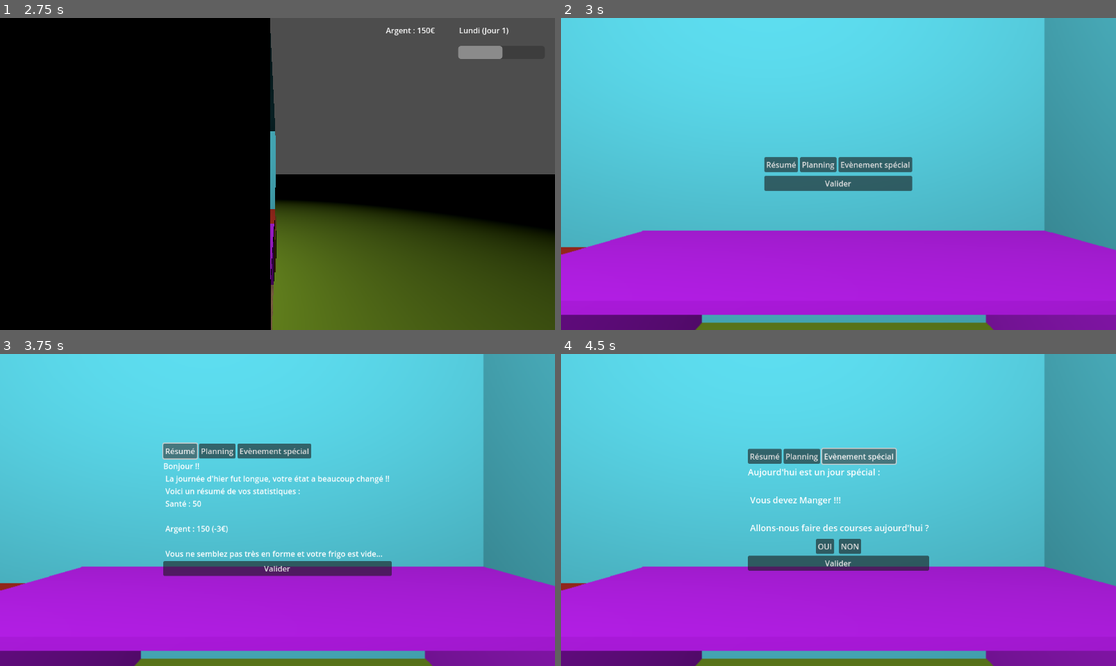
Above: before the commit, frames 1-4 (two rows, left to right).
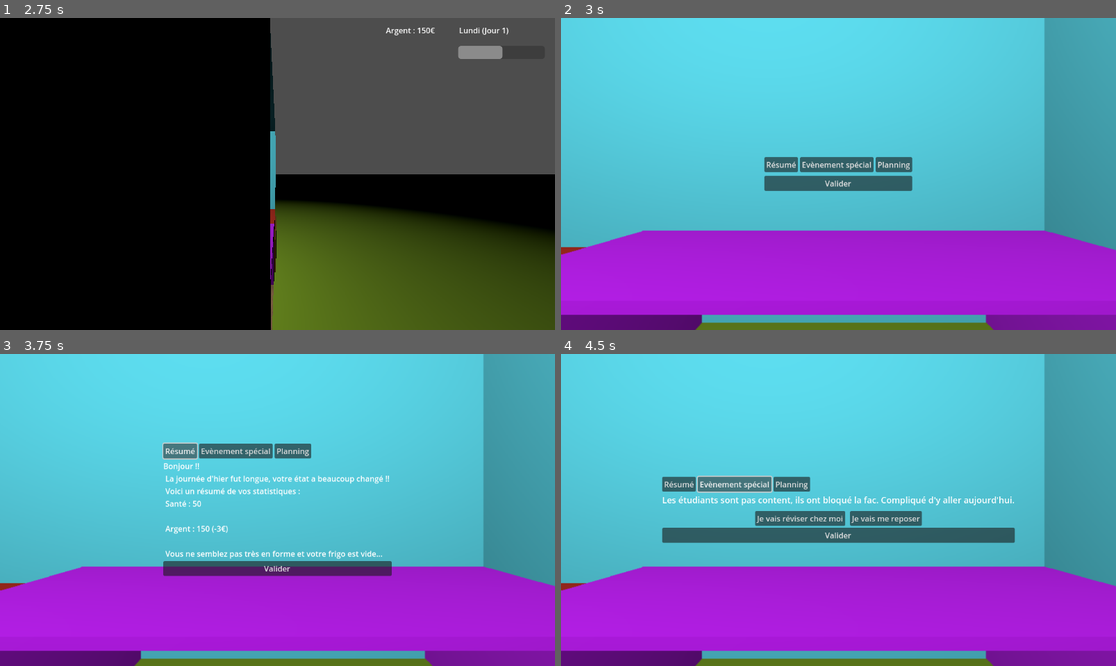
Above: after the commit, the same moments.

Repository: DupuisThibaut/Jeu-serieux
Game: Godot game, scene res://assets/Scenes/MainMenu.tscn
Two runs of this game, one before a commit and one after it. Both use one fixed random seed, a clock stepped at 60 frames per second and the inputs below.
Inputs (mouse positions are in pixels of both pictures, inside the frame that each line leads up to):
- Up to frame 1 (2.75 s): tap Enter at 0.5 s; move the mouse to (127, 89) at 0.52 s; hold D (move_right) 0.53-1.28 s; click (127, 89) at 0.67 s; move the mouse to (166, 189) at 1.27 s; hold S (move_down) 1.28-2.03 s; click (166, 189) at 1.42 s; move the mouse to (333, 105) at 2.02 s; hold D (move_right) from 2.03 s (still down); click (333, 105) at 2.17 s
- Up to frame 2 (3 s): move the mouse to (810, 236) at 2.77 s; release D (move_right) at 2.78 s; hold W (move_up) from 2.78 s (still down); click (810, 236) at 2.92 s
- Up to frame 3 (3.75 s): release W (move_up) at 3.5 s; click "Résumé" at 3.5 s
- Up to frame 4 (4.5 s): click "Evènement spécial" at 4.25 s

Frame 1 is identical in both runs. In frame 2, 0.3% of the frame differs, in the area x 43-63%, y 44-50%; in frame 3, 0.2%; in frame 4, 10%, in the area x 18-82%, y 30-70%.

Commit message:
Evenements spéciaux

Diff:
--- a/Jeu/assets/Datas/Global.gd
+++ b/Jeu/assets/Datas/Global.gd
@@ -4,12 +4,11 @@
 
 var Note = 12
 
-var choixMatin = 0
+var choixMatin = -1
 
-var choixAprem = 0
+var choixAprem = -1
 
-var choixSoir = 0
-
+var choixSoir = -1
 
 var Statistiques = {
 	"Note" : 0,
@@ -18,6 +17,17 @@
 	"Argent" : 150
 }
 
-var ChoixES = false
+var ChoixES = {}
 
 var numDay = 1
+var numDayWeek = 0
+
+var ESinWeek = [0,1,2,3,4]
+
+var ES = [
+		{ "name" : "Faire des courses","Catégorie" : ["Santé","Argent"],"Description" : "Le frigo est vide, il faut que j'aille faire des courses aujourd'hui.","Oui" : {"Description" : "Aller faire les courses", "Conséquences": {"Argent" : -30, "Santé" : 10}}, "Non" : {"Description" : "On verra plus tard", "Conséquences" : {"Santé" : -10}}, "Créneau" : ["Créneau du matin"]},
+		{"name" : "Blocus","Catégorie" : "Note","Description" : "Les étudiants sont pas content, ils ont bloqué la fac. Compliqué d'y aller aujourd'hui.","Oui" : {"Description" : "Je vais réviser chez moi", "Conséquences": {"Note" : 10}}, "Non" : {"Description" : "Je vais me reposer", "Conséquences" : {"Santé" : 10}}, "Créneau" : ["Créneau du matin", "Créneau de l'après-midi"]},
+		{"name" : "Evenement entre amis","Catégorie" : ["Social", "Argent"],"Description" : "Aujourd'hui, je dois rejoindre mes amis, j'aurais pas le temps de travailler...", "Oui" : {"Description" : "Je vais profiter de mes amis" , "Conséquences": {"Argent" : -20, "Social" : 10}}, "Non" : {"Description" : "Je préfère réviser", "Conséquences" : {"Note" : 5}}, "Créneau" : ["Créneau du soir"]},
+		{"name" : "Malade", "Catégorie" : ["Santé"], "Description": "Je suis malade, j'aurais dû faire plus attentation à ma santé...", "Oui": {"Description": "Je devrais rester chez moi et me reposer", "Conséquences":{"Santé" : 20}}, "Non" : {"Description" : "Il faut que j'aille travailler", "Conséquences" : {"Note" : 10, "Santé" : -10}}, "Créneau" : ["Créneau du matin", "Créneau de l'après-midi"]},
+		{"name" : "Gagner de l'argent", "Catégorie" : ["Argent"], "Description" : "Je n'ai plus assez d'argent pour finir le mois, je devrais travailler un peu","Oui" : {"Description" : "Je vais faire du babysitting aujourd'hui", "Conséquences" : {"Argent" : 30}}, "Non" : {"Description" : "Je vais diminuer mes dépenses", "Conséquences":{}}, "Créneau" : ["Créneau du soir"]}
+		]
--- a/Jeu/assets/Scenes/ComputerMenu.tscn
+++ b/Jeu/assets/Scenes/ComputerMenu.tscn
@@ -43,17 +43,17 @@
 "
 script = ExtResource("1_8dlq7")
 
+[node name="Button3" type="Button" parent="Computer/Onglets/HBoxContainer"]
+layout_mode = 2
+text = "Evènement spécial
+"
+script = ExtResource("3_2hepo")
+
 [node name="Button2" type="Button" parent="Computer/Onglets/HBoxContainer"]
 layout_mode = 2
 text = "Planning
 "
 script = ExtResource("2_cfb5d")
-
-[node name="Button3" type="Button" parent="Computer/Onglets/HBoxContainer"]
-layout_mode = 2
-text = "Evènement spécial
-"
-script = ExtResource("3_2hepo")
 
 [node name="CenterContainer" type="CenterContainer" parent="Computer/Onglets"]
 layout_mode = 2
--- a/Jeu/assets/Scenes/MainScene.tscn
+++ b/Jeu/assets/Scenes/MainScene.tscn
@@ -371,7 +371,6 @@
 theme_override_colors/font_color = Color(0, 0, 2.34715, 1)
 show_percentage = false
 script = ExtResource("8_klm8p")
-theme_override_colors/font_color = Color(0, 0, 2.34715, 1)
 
 [node name="HBoxContainer" type="HBoxContainer" parent="."]
 offset_left = 801.0
--- a/Jeu/assets/Scripts/main_menu.gd
+++ b/Jeu/assets/Scripts/main_menu.gd
@@ -3,3 +3,5 @@
 
 func _ready():
 	Input.mouse_mode = Input.MOUSE_MODE_VISIBLE
+	randomize()
+	Global.ESinWeek.shuffle()
--- a/Jeu/assets/Scripts/planning.gd
+++ b/Jeu/assets/Scripts/planning.gd
@@ -17,25 +17,49 @@
 	resume_label.text = "Choisissez le déroulé de votre journée :"
 	resume_label.add_theme_font_size_override("font_size", 18)
 	vbox.add_child(resume_label)
-
+	var i = 0
 	for creneau_text in creneaux.keys():
-		var btn = MenuButton.new()
-		btn.text = creneau_text
-		var popup = btn.get_popup()
-		for option in creneaux[creneau_text]:
-			popup.add_item(option)
-		popup.id_pressed.connect(func(index):
-			var action = popup.get_item_text(index)
-			print("Créneau :", creneau_text, "| Action choisie :", action, "| id : ", index)
-			btn.text = creneau_text + " : " + action
-			if creneau_text == "Créneau du matin" :
-				Global.choixMatin = index
-			elif creneau_text == "Créneau de l'après-midi" :
-				Global.choixAprem = index
+		if(creneau_text not in Global.ES[Global.ESinWeek[Global.numDayWeek]]["Créneau"]) :
+			print(creneau_text, " ", Global.choixMatin, " ", Global.choixAprem, " ", Global.choixSoir)
+			var btn = MenuButton.new()
+			if(i ==0):
+				if(Global.choixMatin == -1):
+					btn.text = creneau_text
+				else :
+					btn.text = creneau_text + " : " + Global.Actions[Global.choixMatin]
+			elif(i ==1):
+				if(Global.choixAprem == -1):
+					btn.text = creneau_text
+				else :
+					btn.text = creneau_text + " : " + Global.Actions[Global.choixAprem]
+			elif(i ==2):
+				if(Global.choixSoir == -1):
+					btn.text = creneau_text
+				else :
+					btn.text = creneau_text + " : " + Global.Actions[Global.choixSoir]
+			var popup = btn.get_popup()
+			for option in creneaux[creneau_text]:
+				popup.add_item(option)
+			popup.id_pressed.connect(func(index):
+				var action = popup.get_item_text(index)
+				print("Créneau :", creneau_text, "| Action choisie :", action, "| id : ", index)
+				btn.text = creneau_text + " : " + action
+				if creneau_text == "Créneau du matin" :
+					Global.choixMatin = index
+				elif creneau_text == "Créneau de l'après-midi" :
+					Global.choixAprem = index
+				else :
+					Global.choixSoir = index
+			)
+			vbox.add_child(btn)
+		else :
+			var txt = Label.new()
+			if(Global.ChoixES != {}):
+				txt.text = Global.ChoixES["Description"]
 			else :
-				Global.choixSoir = index
-		)
-		vbox.add_child(btn)
+				txt.text = creneau_text
+			vbox.add_child(txt)
+		i = i+1
 
 
 func _on_action_selected(index: int, creneau_text: String, popup: PopupMenu):
--- a/Jeu/assets/Scripts/specialEvent.gd
+++ b/Jeu/assets/Scripts/specialEvent.gd
@@ -6,7 +6,10 @@
 	"Créneau de l'après-midi": Global.Actions,
 	"Créneau du soir": Global.Actions
 }
+
 func _pressed():
+	var es = Global.ES[Global.ESinWeek[Global.numDayWeek]]
+	print(es)
 	for child in center_container.get_children():
 			child.queue_free()
 	var vbox = VBoxContainer.new()
@@ -14,22 +17,34 @@
 	vbox.add_theme_constant_override("separation",10)
 	center_container.add_child(vbox)
 	var resume_label = Label.new()
-	resume_label.text = "Aujourd'hui est un jour spécial : \n\n Vous devez Manger !!! \n\n Allons-nous faire des courses aujourd'hui ?"
+	resume_label.text = es["Description"]
 	resume_label.add_theme_font_size_override("font_size", 18)
 	vbox.add_child(resume_label)
 	var hbox = HBoxContainer.new()
 	hbox.alignment = BoxContainer.ALIGNMENT_CENTER
 	hbox.add_theme_constant_override("separation",10)
 	var btnOui = Button.new()
-	btnOui.text = "OUI"
+	btnOui.text = es["Oui"]["Description"]
 	btnOui.pressed.connect(func():
-		Global.ChoixES = true
+		Global.ChoixES = es["Oui"]
+		if("Créneau du matin" in Global.ES[Global.ESinWeek[Global.numDayWeek]]["Créneau"]):
+			Global.choixMatin = 4
+		if("Créneau de l'après-midi" in Global.ES[Global.ESinWeek[Global.numDayWeek]]["Créneau"]):
+			Global.choixAprem = 4
+		if("Créneau du soir" in Global.ES[Global.ESinWeek[Global.numDayWeek]]["Créneau"]):
+			Global.choixSoir = 4
 	)
 	hbox.add_child(btnOui)
 	var btnNon = Button.new()
-	btnNon.text = "NON"
+	btnNon.text = es["Non"]["Description"]
 	btnNon.pressed.connect(func():
-		Global.ChoixES = false
+		Global.ChoixES = es["Non"]
+		if("Créneau du matin" in Global.ES[Global.ESinWeek[Global.numDayWeek]]["Créneau"]):
+			Global.choixMatin = 5
+		if("Créneau de l'après-midi" in Global.ES[Global.ESinWeek[Global.numDayWeek]]["Créneau"]):
+			Global.choixAprem = 5
+		if("Créneau du soir" in Global.ES[Global.ESinWeek[Global.numDayWeek]]["Créneau"]):
+			Global.choixSoir = 5
 	)
 	hbox.add_child(btnNon)
 	vbox.add_child(hbox)
--- a/Jeu/assets/Scripts/valide.gd
+++ b/Jeu/assets/Scripts/valide.gd
@@ -4,22 +4,35 @@
 	set_process_input(true)
 
 func _pressed():
-	_newDay()
-	await get_tree().create_timer(1.0).timeout
-	get_tree().change_scene_to_file("res://assets/Scenes/MainScene.tscn")
+	print(Global.ChoixES, Global.choixMatin, Global.choixAprem, Global.choixSoir)
+	if(Global.ChoixES != {} and Global.choixMatin != -1 and Global.choixAprem != -1 and Global.choixSoir !=-1) :
+		_newDay()
+		await get_tree().create_timer(1.0).timeout
+		get_tree().change_scene_to_file("res://assets/Scenes/MainScene.tscn")
 
 
 func _newDay():
 	var tab = ["Note","Social","Santé"]
-	Global.Statistiques[tab[Global.choixMatin]] +=1
-	Global.Statistiques[tab[Global.choixAprem]] +=1
-	Global.Statistiques[tab[Global.choixSoir]] +=1
+	if(Global.choixMatin not in [4,5]) :
+		Global.Statistiques[tab[Global.choixMatin]] +=1
+	if(Global.choixAprem not in [4,5]) :
+		Global.Statistiques[tab[Global.choixAprem]] +=1
+	if(Global.choixSoir not in [4,5]) :
+		Global.Statistiques[tab[Global.choixSoir]] +=1
 	Global.numDay = Global.numDay + 1
-	Global.choixMatin = 0
-	Global.choixAprem = 0
-	Global.choixSoir = 0
-	if Global.ChoixES :
-		Global.Statistiques["Santé"] += 30
-		Global.Statistiques["Argent"] -= 45
-	else :
-		Global.Statistiques["Santé"] -= 15
+	Global.choixMatin = -1
+	Global.choixAprem = -1
+	Global.choixSoir = -1
+	if Global.ChoixES != {}:
+		if(Global.ChoixES["Conséquences"].has("Santé")):
+			Global.Statistiques["Santé"] += Global.ChoixES["Conséquences"]["Santé"]
+		if(Global.ChoixES["Conséquences"].has("Social")):
+			Global.Statistiques["Social"] += Global.ChoixES["Conséquences"]["Social"]
+		if(Global.ChoixES["Conséquences"].has("Note")):
+			Global.Statistiques["Note"] += Global.ChoixES["Conséquences"]["Note"]
+		if(Global.ChoixES["Conséquences"].has("Argent")) :
+			Global.Statistiques["Argent"] += Global.ChoixES["Conséquences"]["Argent"]
+	randomize()
+	Global.numDayWeek = (Global.numDayWeek + 1)%5
+	if(Global.numDayWeek == 0):
+		Global.ESinWeek.shuffle()
Not shown: 1 places in Jeu/assets/Scenes/MainScene.tscn that only renumber resources
